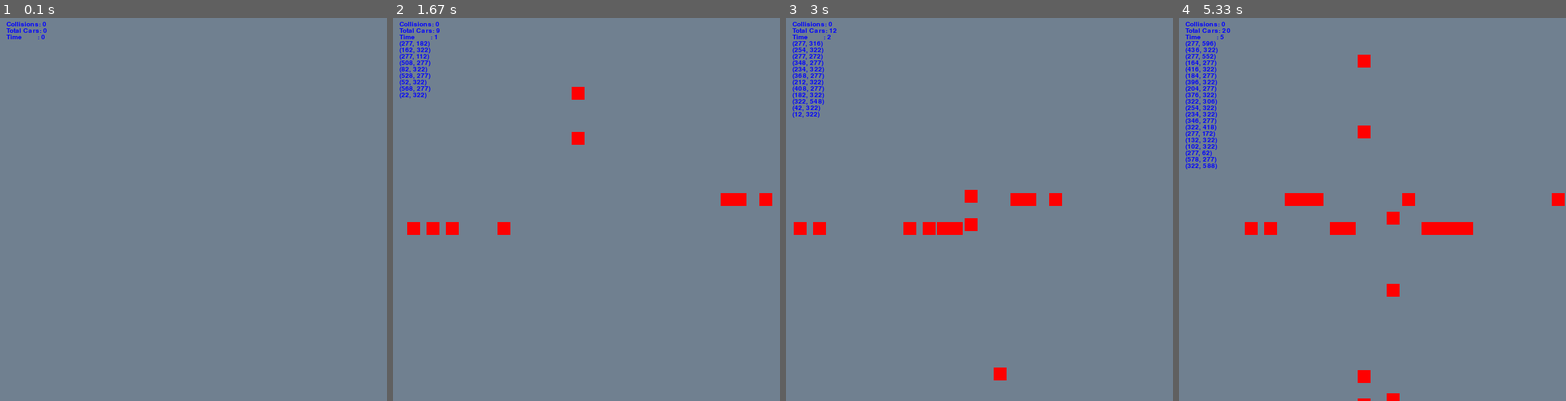
Above: before the commit, frames 1-4 (left to right).
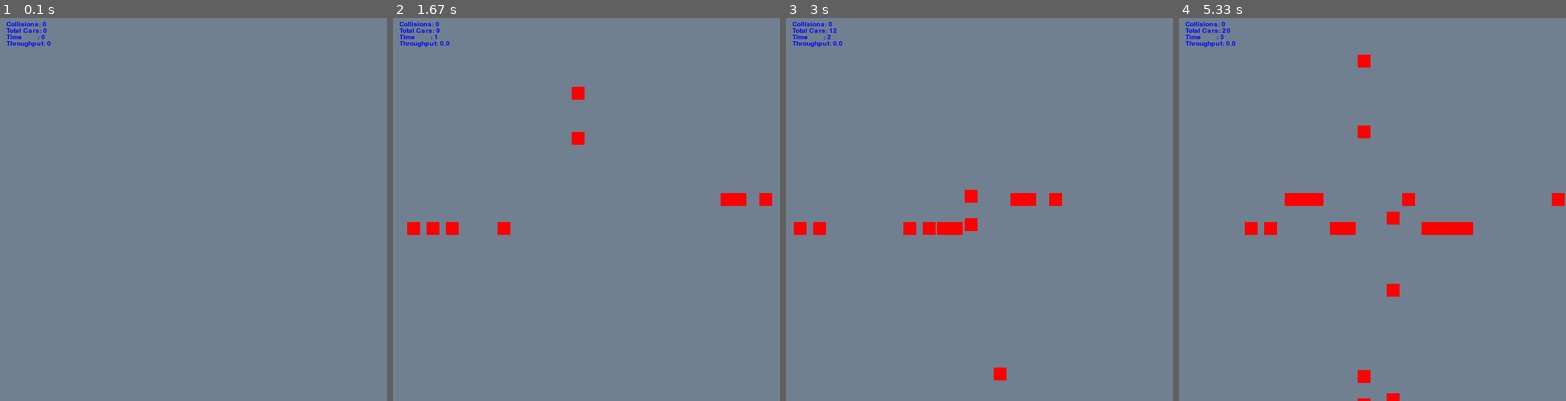
Above: after the commit, the same moments.

Repository: willluer/intersectionSimulation
Game: pygame game, started from Game.py
The game is run twice, just before and just after one commit, with the same random seed, the same clock (stepped at 60 frames per second) and the same inputs.
Inputs:
- Up to frame 1 (0.1 s): no input
- Up to frame 2 (1.67 s): no input
- Up to frame 3 (3 s): no input
- Up to frame 4 (5.33 s): no input

The runs differ from the first frame. In frame 1, less than 0.1% of the frame differs, in the area x 1-13%, y 6-8%; in frame 2, 0.5%; in frame 3, 0.6%; in frame 4, 1.0%, in the area x 1-15%, y 6-40%.

Commit message:
extracted global settings/variables to global_vars file

Diff:
--- a/Car.py
+++ b/Car.py
@@ -1,6 +1,8 @@
 import pygame as pg
-from global_vars import BACKGROUND_COLOR, Direction, Traffic_Signal, \
-    h, w, laneW
+
+import global_vars as gv
+from global_vars import Direction
+from global_vars import Traffic_Signal
 
 
 class Car(pg.sprite.Sprite):
@@ -17,10 +19,10 @@
     def at_intersection(self):
         at_intersection = False
 
-        northward_stop = h / 2 - laneW / 2
-        southward_stop = h / 2 + laneW / 2
-        eastward_stop = w / 2 - laneW / 2
-        westward_stop = w / 2 + laneW / 2
+        northward_stop = gv.h / 2 - gv.laneW / 2
+        southward_stop = gv.h / 2 + gv.laneW / 2
+        eastward_stop = gv.w / 2 - gv.laneW / 2
+        westward_stop = gv.w / 2 + gv.laneW / 2
 
         if self.dir == Direction.North:
             if self.rect.y > (northward_stop + 65) and \
@@ -50,8 +52,8 @@
             self.at_light = True
         else:
             # check if the car is on screen
-            if (self.rect.x >= 0 and self.rect.x <= w and
-                    self.rect.y >= 0 and self.rect.y <= h):
+            if (self.rect.x >= 0 and self.rect.x <= gv.w and
+                    self.rect.y >= 0 and self.rect.y <= gv.h):
                 if self.dir == Direction.North:
                     self.rect.y -= 2
 
@@ -75,7 +77,8 @@
             # remove off screen cars
             else:
                 self.kill()
-                self.image.fill(BACKGROUND_COLOR)
+                self.image.fill(gv.BACKGROUND_COLOR)
+                gv.current_cars -= 1
             self.at_light = False
 
     def draw(self, surface):
--- a/Game.py
+++ b/Game.py
@@ -2,9 +2,11 @@
 import time
 from random import randint
 
-from global_vars import BACKGROUND_COLOR, Direction, Traffic_Signal, \
-    h, w, laneW
 from Car import Car
+
+import global_vars as gv
+from global_vars import Direction
+from global_vars import Traffic_Signal
 
 # WRL next steps
 # 1. Add current number of cars on the screen
@@ -24,7 +26,7 @@
 
 
 def debug_text(main_surface, text_list):
-    main_surface.fill(BACKGROUND_COLOR)
+    main_surface.fill(gv.BACKGROUND_COLOR)
     for i in range(0, len(text_list)):
         main_surface.blit(font.render(
             str(text_list[i]), True, (0, 0, 255)), (10, 10 + (10 * i)))
@@ -36,7 +38,7 @@
         self.cooldown = 0
         self.light_change = 0
 
-        self.screen = pg.display.set_mode((w, h))
+        self.screen = pg.display.set_mode((gv.w, gv.h))
         self.cars = pg.sprite.Group()
 
         self.done = False
@@ -60,26 +62,31 @@
 
             if add_car == 0:
                 newCar = Car(Direction.North, int(
-                    w / 2 + laneW / 2), h, self.cars)
+                    gv.w / 2 + gv.laneW / 2), gv.h, self.cars)
                 total_cars += 1
+                gv.current_cars += 1
             elif add_car == 1:
                 newCar = Car(Direction.South, int(
-                    w / 2 - laneW / 2), 0, self.cars)
+                    gv.w / 2 - gv.laneW / 2), 0, self.cars)
                 total_cars += 1
+                gv.current_cars += 1
             elif add_car == 2:
                 newCar = Car(Direction.East, 0, int(
-                    h / 2 + laneW / 2), self.cars)
+                    gv.h / 2 + gv.laneW / 2), self.cars)
                 total_cars += 1
+                gv.current_cars += 1
             elif add_car == 3:
-                newCar = Car(Direction.West, w, int(
-                    h / 2 - laneW / 2), self.cars)
+                newCar = Car(Direction.West, gv.w, int(
+                    gv.h / 2 - gv.laneW / 2), self.cars)
                 total_cars += 1
+                gv.current_cars += 1
             # If the newCar would collide, don't add it
             if newCar is not None and \
                     len(pg.sprite.spritecollide(newCar, self.cars, False)) > 1:
                 newCar.kill()
-                newCar.image.fill(BACKGROUND_COLOR)
+                newCar.image.fill(gv.BACKGROUND_COLOR)
                 total_cars -= 1
+                gv.current_cars -= 1
 
         if self.light_change < 40:
             self.green_lights = [Direction.North, Direction.South]
@@ -111,7 +118,8 @@
         # remove all the cars in removed
         for car in removed:
             car.kill()
-            car.image.fill(BACKGROUND_COLOR)
+            gv.current_cars -= 1
+            car.image.fill(gv.BACKGROUND_COLOR)
 
         for event in pg.event.get():
             # if the user hit the 'X'
@@ -144,16 +152,23 @@
             pg.display.set_caption('No Collide')
 
     def draw(self):
+        global current_cars
         elapsed = int(time.time() - start_time)
 
-        self.screen.fill(BACKGROUND_COLOR)
+        self.screen.fill(gv.BACKGROUND_COLOR)
 
         collisions_str = "Collisions: {}".format(total_collisions)
         total_cars_str = "Total Cars: {}".format(total_cars)
         time_str = "Time        : {}".format(elapsed)
 
+        if elapsed == 0:
+            throughput_str = "Throughput: {}".format(0)
+        else:
+            throughput_str = "Throughput: {}".format(
+                (total_cars - gv.current_cars) / elapsed)
+
         debug_text(self.screen, [collisions_str,
-                                 total_cars_str, time_str] + car_pos)
+                                 total_cars_str, time_str, throughput_str])
         self.cars.draw(self.screen)
 
     def run(self):
--- a/global_vars.py
+++ b/global_vars.py
@@ -1,10 +1,6 @@
 from enum import Enum
 import pygame as pg
 
-
-global BACKGROUND_COLOR
-global Direction, Traffic_Signal
-global w, h, laneW
 
 BACKGROUND_COLOR = pg.Color("slategray")
 Direction = Enum('Direction', 'North South East West')
@@ -12,3 +8,6 @@
 w = 600
 h = 600
 laneW = 45
+
+
+current_cars = 0
